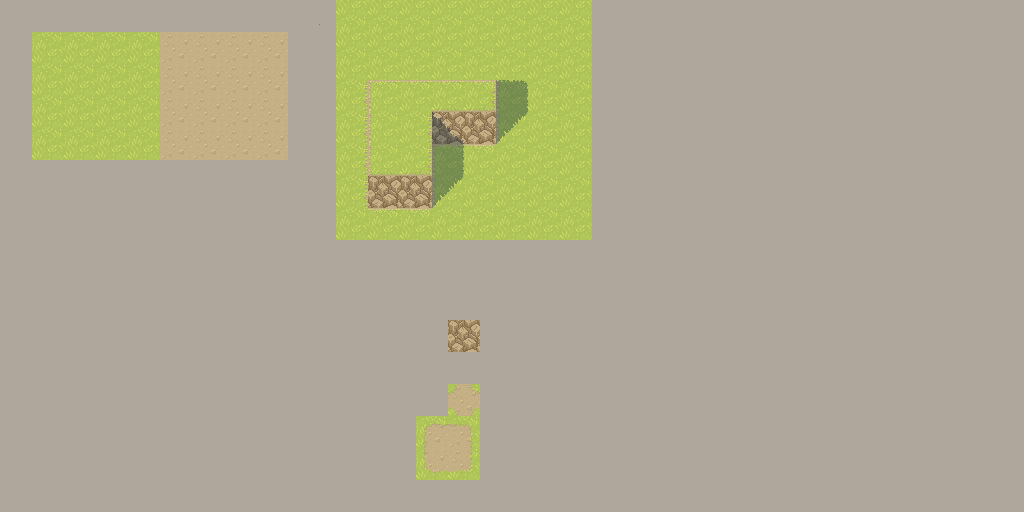
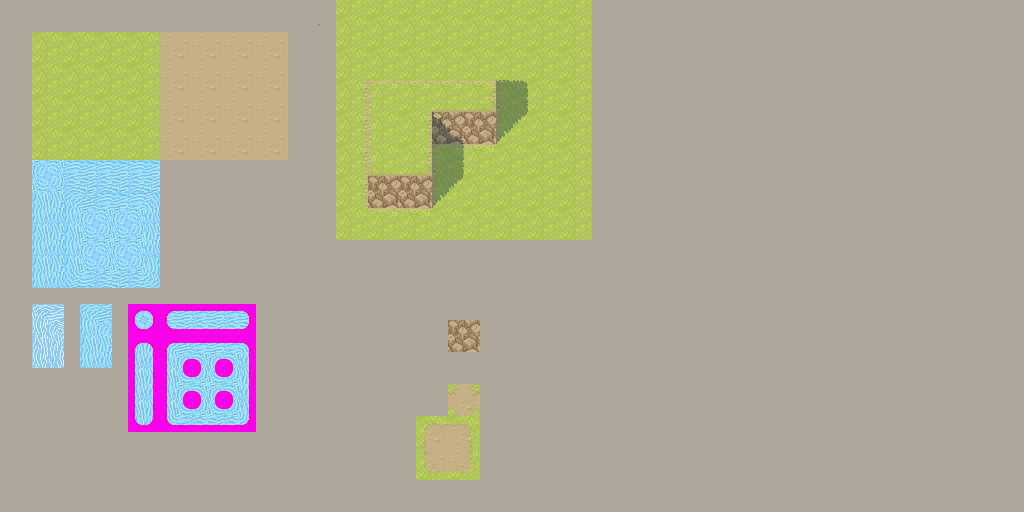
Two versions of the same layered image (1024 x 512). Layer-by-layer changes:
added layer "Layer 69" above "Layer 12" over [left=32, top=160, right=256, bottom=432]
added layer "Layer 12" above "Layer 49" over [left=32, top=160, right=256, bottom=432]
painted on "Cliffs" over [left=32, top=160, right=256, bottom=384]
painted on "Cliff base" over [left=48, top=160, right=256, bottom=432]
painted on "Grass and dirt" over [left=32, top=160, right=256, bottom=432]
